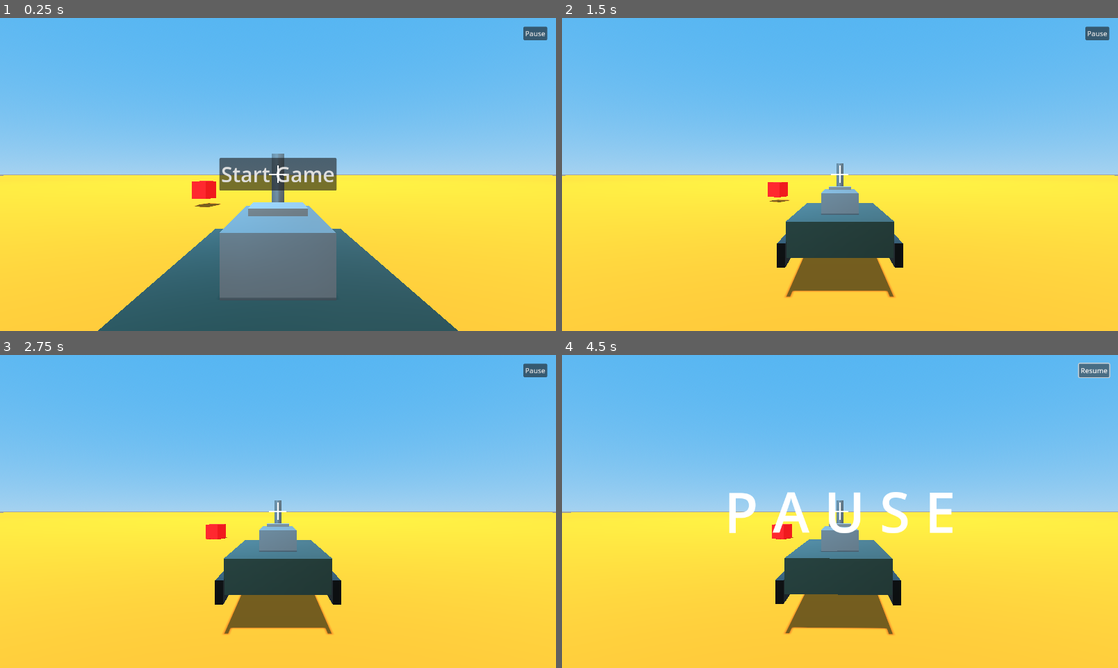
Above: before the commit, frames 1-4 (two rows, left to right).
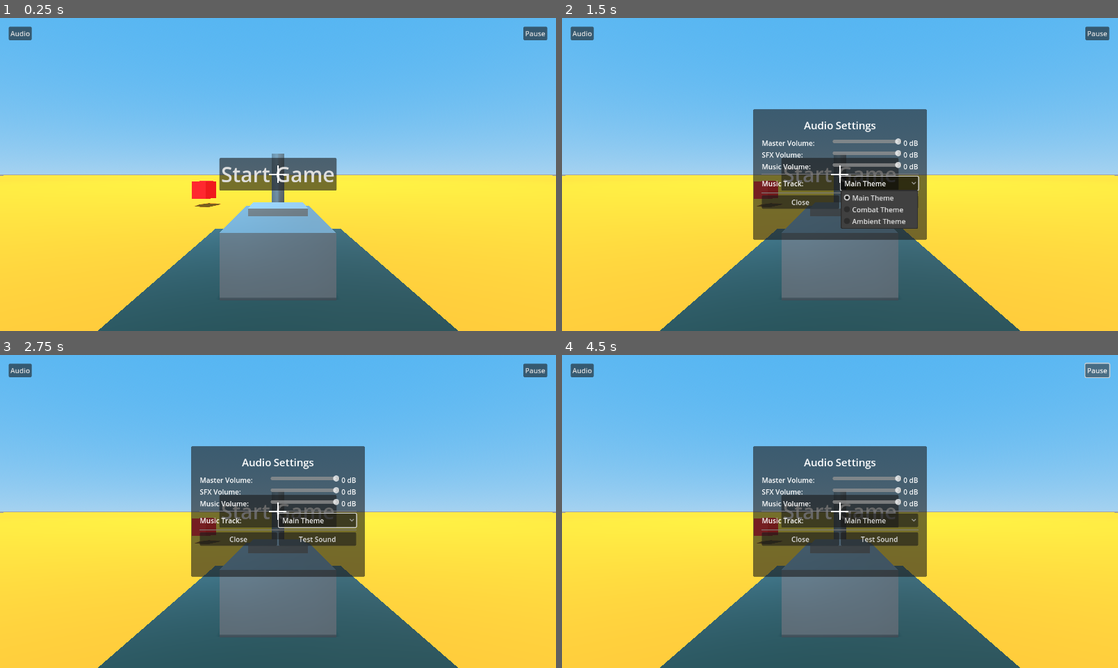
Above: after the commit, the same moments.

Repository: LeanEntropy/Godot_3D_base_template
Game: Godot game, scene res://main.tscn
Same seed, same stepped clock (60 frames per second), same inputs: the game is played once before the commit and once after it.
Inputs (mouse positions are in pixels of both pictures, inside the frame that each line leads up to):
- Up to frame 1 (0.25 s): no input
- Up to frame 2 (1.5 s): click (584, 33) at 0.5 s, where only the run after the commit has a clickable "Audio"; click (878, 183) at 1.25 s, where only the run after the commit has a clickable "Main Theme"
- Up to frame 3 (2.75 s): click (316, 539) at 2 s, where only the run after the commit has a clickable "Test Sound"
- Up to frame 4 (4.5 s): click (840, 511) at 2.75 s, where only the run after the commit has a clickable "Start Game"; click (840, 511) at 3.5 s, where only the run after the commit has a clickable "Start Game"; click "Pause" at 4.25 s

The runs differ from the first frame. In frame 1, 0.2% of the frame differs, in the area x 1-6%, y 2-8%; in frame 2, 26%; in frame 3, 26%; in frame 4, 27%, in the area x 0-100%, y 2-100%.
Error after the commit: Compile Error: Failed to compile depended scripts. (res://code/audio_manager.gd:0)

Commit message:
Before adding screenshot

Diff:
--- a/assets/UI/ui_layer.tscn
+++ b/assets/UI/ui_layer.tscn
@@ -40,5 +40,139 @@
 theme_override_font_sizes/font_size = 48
 text = "Start Game"
 
+[node name="AudioSettingsContainer" type="Panel" parent="."]
+anchor_left = 0.5
+anchor_top = 0.5
+anchor_right = 0.5
+anchor_bottom = 0.5
+offset_left = -200.0
+offset_top = -150.0
+offset_right = 200.0
+offset_bottom = 150.0
+visible = false
+
+[node name="VBoxContainer" type="VBoxContainer" parent="AudioSettingsContainer"]
+layout_mode = 1
+anchors_preset = 15
+anchor_right = 1.0
+anchor_bottom = 1.0
+offset_left = 20.0
+offset_top = 20.0
+offset_right = -20.0
+offset_bottom = -20.0
+
+[node name="TitleLabel" type="Label" parent="AudioSettingsContainer/VBoxContainer"]
+layout_mode = 2
+theme_override_font_sizes/font_size = 24
+text = "Audio Settings"
+horizontal_alignment = 1
+
+[node name="HSeparator" type="HSeparator" parent="AudioSettingsContainer/VBoxContainer"]
+layout_mode = 2
+
+[node name="MasterVolumeContainer" type="HBoxContainer" parent="AudioSettingsContainer/VBoxContainer"]
+layout_mode = 2
+
+[node name="MasterVolumeLabel" type="Label" parent="AudioSettingsContainer/VBoxContainer/MasterVolumeContainer"]
+layout_mode = 2
+size_flags_horizontal = 3
+text = "Master Volume:"
+
+[node name="MasterVolumeSlider" type="HSlider" parent="AudioSettingsContainer/VBoxContainer/MasterVolumeContainer"]
+layout_mode = 2
+size_flags_horizontal = 3
+min_value = -60.0
+max_value = 0.0
+value = 0.0
+step = 1.0
+
+[node name="MasterVolumeValue" type="Label" parent="AudioSettingsContainer/VBoxContainer/MasterVolumeContainer"]
+layout_mode = 2
+text = "0 dB"
+
+[node name="SFXVolumeContainer" type="HBoxContainer" parent="AudioSettingsContainer/VBoxContainer"]
+layout_mode = 2
+
+[node name="SFXVolumeLabel" type="Label" parent="AudioSettingsContainer/VBoxContainer/SFXVolumeContainer"]
+layout_mode = 2
+size_flags_horizontal = 3
+text = "SFX Volume:"
+
+[node name="SFXVolumeSlider" type="HSlider" parent="AudioSettingsContainer/VBoxContainer/SFXVolumeContainer"]
+layout_mode = 2
+size_flags_horizontal = 3
+min_value = -60.0
+max_value = 0.0
+value = 0.0
+step = 1.0
+
+[node name="SFXVolumeValue" type="Label" parent="AudioSettingsContainer/VBoxContainer/SFXVolumeContainer"]
+layout_mode = 2
+text = "0 dB"
+
+[node name="MusicVolumeContainer" type="HBoxContainer" parent="AudioSettingsContainer/VBoxContainer"]
+layout_mode = 2
+
+[node name="MusicVolumeLabel" type="Label" parent="AudioSettingsContainer/VBoxContainer/MusicVolumeContainer"]
+layout_mode = 2
+size_flags_horizontal = 3
+text = "Music Volume:"
+
+[node name="MusicVolumeSlider" type="HSlider" parent="AudioSettingsContainer/VBoxContainer/MusicVolumeContainer"]
+layout_mode = 2
+size_flags_horizontal = 3
+min_value = -60.0
+max_value = 0.0
+value = 0.0
+step = 1.0
+
+[node name="MusicVolumeValue" type="Label" parent="AudioSettingsContainer/VBoxContainer/MusicVolumeContainer"]
+layout_mode = 2
+text = "0 dB"
+
+[node name="HSeparator2" type="HSeparator" parent="AudioSettingsContainer/VBoxContainer"]
+layout_mode = 2
+
+[node name="MusicSelectionContainer" type="HBoxContainer" parent="AudioSettingsContainer/VBoxContainer"]
+layout_mode = 2
+
+[node name="MusicLabel" type="Label" parent="AudioSettingsContainer/VBoxContainer/MusicSelectionContainer"]
+layout_mode = 2
+size_flags_horizontal = 3
+text = "Music Track:"
+
+[node name="MusicOptionButton" type="OptionButton" parent="AudioSettingsContainer/VBoxContainer/MusicSelectionContainer"]
+layout_mode = 2
+size_flags_horizontal = 3
+
+[node name="HSeparator3" type="HSeparator" parent="AudioSettingsContainer/VBoxContainer"]
+layout_mode = 2
+
+[node name="ButtonContainer" type="HBoxContainer" parent="AudioSettingsContainer/VBoxContainer"]
+layout_mode = 2
+
+[node name="CloseButton" type="Button" parent="AudioSettingsContainer/VBoxContainer/ButtonContainer"]
+layout_mode = 2
+size_flags_horizontal = 3
+text = "Close"
+
+[node name="TestSoundButton" type="Button" parent="AudioSettingsContainer/VBoxContainer/ButtonContainer"]
+layout_mode = 2
+size_flags_horizontal = 3
+text = "Test Sound"
+
+[node name="AudioButton" type="Button" parent="MarginContainer"]
+layout_mode = 2
+size_flags_horizontal = 0
+size_flags_vertical = 0
+text = "Audio"
+
 [connection signal="pressed" from="MarginContainer/PauseButton" to="." method="_on_PauseButton_pressed"]
 [connection signal="pressed" from="StartGameContainer/StartGameButton" to="." method="_on_StartGameButton_pressed"]
+[connection signal="pressed" from="MarginContainer/AudioButton" to="." method="_on_AudioButton_pressed"]
+[connection signal="pressed" from="AudioSettingsContainer/VBoxContainer/ButtonContainer/CloseButton" to="." method="_on_CloseButton_pressed"]
+[connection signal="pressed" from="AudioSettingsContainer/VBoxContainer/ButtonContainer/TestSoundButton" to="." method="_on_TestSoundButton_pressed"]
+[connection signal="value_changed" from="AudioSettingsContainer/VBoxContainer/MasterVolumeContainer/MasterVolumeSlider" to="." method="_on_MasterVolumeSlider_value_changed"]
+[connection signal="value_changed" from="AudioSettingsContainer/VBoxContainer/SFXVolumeContainer/SFXVolumeSlider" to="." method="_on_SFXVolumeSlider_value_changed"]
+[connection signal="value_changed" from="AudioSettingsContainer/VBoxContainer/MusicVolumeContainer/MusicVolumeSlider" to="." method="_on_MusicVolumeSlider_value_changed"]
+[connection signal="item_selected" from="AudioSettingsContainer/VBoxContainer/MusicSelectionContainer/MusicOptionButton" to="." method="_on_MusicOptionButton_item_selected"]
--- /dev/null
+++ b/assets/audio_setup.tscn
@@ -0,0 +1,12 @@
+[gd_scene load_steps=2 format=3 uid="uid://b8k9j2l3m4n5o"]
+
+[ext_resource type="Script" path="res://code/audio_setup.gd" id="1_audio_setup"]
+
+[node name="AudioSetup" type="Node"]
+script = ExtResource("1_audio_setup")
+
+[node name="SoundBank" type="Node" parent="."]
+script = preload("res://addons/resonate/sound_manager/sound_bank.gd")
+
+[node name="MusicBank" type="Node" parent="."]
+script = preload("res://addons/resonate/music_manager/music_bank.gd")
--- a/code/UI/ui_layer.gd
+++ b/code/UI/ui_layer.gd
@@ -4,6 +4,17 @@
 @onready var pause_button = $MarginContainer/PauseButton
 @onready var start_game_container = $StartGameContainer
 @onready var start_game_button = $StartGameContainer/StartGameButton
+@onready var audio_settings_container = $AudioSettingsContainer
+@onready var audio_button = $MarginContainer/AudioButton
+
+# Audio controls
+@onready var master_volume_slider = $AudioSettingsContainer/VBoxContainer/MasterVolumeContainer/MasterVolumeSlider
+@onready var master_volume_value = $AudioSettingsContainer/VBoxContainer/MasterVolumeContainer/MasterVolumeValue
+@onready var sfx_volume_slider = $AudioSettingsContainer/VBoxContainer/SFXVolumeContainer/SFXVolumeSlider
+@onready var sfx_volume_value = $AudioSettingsContainer/VBoxContainer/SFXVolumeContainer/SFXVolumeValue
+@onready var music_volume_slider = $AudioSettingsContainer/VBoxContainer/MusicVolumeContainer/MusicVolumeSlider
+@onready var music_volume_value = $AudioSettingsContainer/VBoxContainer/MusicVolumeContainer/MusicVolumeValue
+@onready var music_option_button = $AudioSettingsContainer/VBoxContainer/MusicSelectionContainer/MusicOptionButton
 
 var pause_key_primary
 var pause_key_secondary
@@ -31,6 +42,9 @@
 
 	# Set mouse mode to visible for the start button
 	Input.set_mouse_mode(Input.MOUSE_MODE_VISIBLE)
+
+	# Initialize audio controls
+	_initialize_audio_controls()
 
 func _unhandled_input(event):
 	if event is InputEventKey and event.is_pressed():
@@ -76,3 +90,84 @@
 		Input.set_mouse_mode(Input.MOUSE_MODE_VISIBLE)
 	else:
 		Input.set_mouse_mode(Input.MOUSE_MODE_CAPTURED)
+
+func _initialize_audio_controls():
+	"""Initialize audio control UI elements"""
+	# Set initial values from config
+	if GameConfig.is_loaded:
+		master_volume_slider.value = GameConfig.master_volume
+		sfx_volume_slider.value = GameConfig.sfx_volume
+		music_volume_slider.value = GameConfig.music_volume
+
+		_update_volume_labels()
+
+	# Populate music selection
+	music_option_button.add_item("Main Theme", 0)
+	music_option_button.add_item("Combat Theme", 1)
+	music_option_button.add_item("Ambient Theme", 2)
+	music_option_button.selected = 0
+
+func _update_volume_labels():
+	"""Update volume value labels"""
+	master_volume_value.text = str(int(master_volume_slider.value)) + " dB"
+	sfx_volume_value.text = str(int(sfx_volume_slider.value)) + " dB"
+	music_volume_value.text = str(int(music_volume_slider.value)) + " dB"
+
+func _on_AudioButton_pressed():
+	"""Toggle audio settings panel"""
+	audio_settings_container.visible = not audio_settings_container.visible
+	AudioManager.play_sound("ui_click")
+
+func _on_CloseButton_pressed():
+	"""Close audio settings panel"""
+	audio_settings_container.visible = false
+	AudioManager.play_sound("ui_click")
+
+func _on_TestSoundButton_pressed():
+	"""Play test sound"""
+	AudioManager.play_sound("ui_click")
+
+func _on_MasterVolumeSlider_value_changed(value):
+	"""Handle master volume change"""
+	AudioManager.set_master_volume(value)
+	_update_volume_labels()
+
+	# Save to config
+	GameConfig.master_volume = value
+	_save_audio_config()
+
+func _on_SFXVolumeSlider_value_changed(value):
+	"""Handle SFX volume change"""
+	AudioManager.set_sfx_volume(value)
+	_update_volume_labels()
+
+	# Save to config
+	GameConfig.sfx_volume = value
+	_save_audio_config()
+
+func _on_MusicVolumeSlider_value_changed(value):
+	"""Handle music volume change"""
+	AudioManager.set_music_volume(value)
+	_update_volume_labels()
+
+	# Save to config
+	GameConfig.music_volume = value
+	_save_audio_config()
+
+func _on_MusicOptionButton_item_selected(index):
+	"""Handle music track selection"""
+	var track_names = ["main_theme", "combat_theme", "ambient_theme"]
+	if index < track_names.size():
+		AudioManager.crossfade_music(track_names[index], 1.0)
+		AudioManager.play_sound("ui_click")
+
+func _save_audio_config():
+	"""Save audio settings to config file"""
+	var config = ConfigFile.new()
+	config.load("res://game_config.cfg")
+
+	config.set_value("audio", "master_volume", GameConfig.master_volume)
+	config.set_value("audio", "sfx_volume", GameConfig.sfx_volume)
+	config.set_value("audio", "music_volume", GameConfig.music_volume)
+
+	config.save("res://game_config.cfg")
--- /dev/null
+++ b/code/audio_manager.gd
@@ -0,0 +1,122 @@
+extends Node
+
+# AudioManager - Simple wrapper for Resonate audio system
+# Provides easy-to-use functions for sound effects and music
+
+signal audio_ready
+
+var is_ready = false
+
+func _ready():
+	# Wait for Resonate managers to be ready
+	await get_tree().process_frame
+
+	# Connect to Resonate managers when they're available
+	if SoundManager.has_signal("loaded"):
+		SoundManager.loaded.connect(_on_sound_manager_loaded)
+	if MusicManager.has_signal("loaded"):
+		MusicManager.loaded.connect(_on_music_manager_loaded)
+
+	# Set initial volumes from config
+	_set_initial_volumes()
+
+	# Start background music
+	_start_background_music()
+
+	is_ready = true
+	audio_ready.emit()
+
+func _on_sound_manager_loaded():
+	print("SoundManager loaded")
+
+func _on_music_manager_loaded():
+	print("MusicManager loaded")
+
+# Sound Effects
+func play_sound(sound_name: String, position: Vector3 = Vector3.ZERO, volume_db: float = 0.0):
+	"""Play a sound effect by name"""
+	if not is_ready:
+		print("AudioManager not ready yet")
+		return
+
+	if SoundManager.has_method("trigger"):
+		SoundManager.trigger(sound_name)
+	else:
+		print("SoundManager not available")
+
+func play_3d_sound(sound_name: String, position: Vector3, volume_db: float = 0.0):
+	"""Play a 3D positioned sound effect"""
+	if not is_ready:
+		print("AudioManager not ready yet")
+		return
+
+	if SoundManager.has_method("trigger_3d"):
+		SoundManager.trigger_3d(sound_name, position)
+	else:
+		print("SoundManager 3D not available")
+
+# Music
+func play_music(track_name: String, fade_in: float = 0.0):
+	"""Play background music"""
+	if not is_ready:
+		print("AudioManager not ready yet")
+		return
+
+	if MusicManager.has_method("play"):
+		MusicManager.play(track_name, fade_in)
+	else:
+		print("MusicManager not available")
+
+func stop_music(fade_out: float = 0.0):
+	"""Stop background music"""
+	if not is_ready:
+		print("AudioManager not ready yet")
+		return
+
+	if MusicManager.has_method("stop"):
+		MusicManager.stop(fade_out)
+	else:
+		print("MusicManager not available")
+
+func crossfade_music(track_name: String, fade_time: float = 1.0):
+	"""Crossfade to a different music track"""
+	if not is_ready:
+		print("AudioManager not ready yet")
+		return
+
+	if MusicManager.has_method("crossfade"):
+		MusicManager.crossfade(track_name, fade_time)
+	else:
+		print("MusicManager not available")
+
+# Volume Controls
+func set_master_volume(volume_db: float):
+	"""Set master volume"""
+	AudioServer.set_bus_volume_db(AudioServer.get_bus_index("Master"), volume_db)
+
+func set_sfx_volume(volume_db: float):
+	"""Set sound effects volume"""
+	var sfx_bus = AudioServer.get_bus_index("SFX")
+	if sfx_bus != -1:
+		AudioServer.set_bus_volume_db(sfx_bus, volume_db)
+
+func set_music_volume(volume_db: float):
+	"""Set music volume"""
+	var music_bus = AudioServer.get_bus_index("Music")
+	if music_bus != -1:
+		AudioServer.set_bus_volume_db(music_bus, volume_db)
+
+func _set_initial_volumes():
+	"""Set initial volumes from game config"""
+	if GameConfig.is_loaded:
+		set_master_volume(GameConfig.master_volume)
+		set_sfx_volume(GameConfig.sfx_volume)
+		set_music_volume(GameConfig.music_volume)
+
+func _start_background_music():
+	"""Start playing background music"""
+	# Wait a bit for everything to initialize
+	await get_tree().create_timer(1.0).timeout
+
+	# Play main theme with fade in
+	play_music("main_theme", 2.0)
--- /dev/null
+++ b/code/audio_setup.gd
@@ -0,0 +1,79 @@
+extends Node
+
+# AudioSetup - Sets up Resonate sound and music banks
+# This script configures the audio system with sound effects and music tracks
+
+func _ready():
+	# Wait for Resonate managers to be ready
+	await get_tree().process_frame
+
+	# Setup sound effects
+	_setup_sound_effects()
+
+	# Setup background music
+	_setup_background_music()
+
+	print("Audio setup complete")
+
+func _setup_sound_effects():
+	"""Configure sound effects for the game"""
+	var sound_bank = $SoundBank
+
+	# Tank engine sound (looping)
+	var engine_sound = preload("res://addons/resonate/sound_manager/sound_event_resource.gd").new()
+	engine_sound.label = "tank_engine"
+	# Add actual audio file when available
+	# engine_sound.add_stream(preload("res://audio/sounds/tank_engine.wav"))
+	sound_bank.add_sound_event(engine_sound)
+
+	# Tank movement sound
+	var movement_sound = preload("res://addons/resonate/sound_manager/sound_event_resource.gd").new()
+	movement_sound.label = "tank_movement"
+	# movement_sound.add_stream(preload("res://audio/sounds/tank_movement.wav"))
+	sound_bank.add_sound_event(movement_sound)
+
+	# Cannon fire sound
+	var cannon_sound = preload("res://addons/resonate/sound_manager/sound_event_resource.gd").new()
+	cannon_sound.label = "cannon_fire"
+	# cannon_sound.add_stream(preload("res://audio/sounds/cannon_fire.wav"))
+	sound_bank.add_sound_event(cannon_sound)
+
+	# Projectile impact sound
+	var impact_sound = preload("res://addons/resonate/sound_manager/sound_event_resource.gd").new()
+	impact_sound.label = "projectile_impact"
+	# impact_sound.add_stream(preload("res://audio/sounds/projectile_impact.wav"))
+	sound_bank.add_sound_event(impact_sound)
+
+	# UI click sound
+	var ui_click = preload("res://addons/resonate/sound_manager/sound_event_resource.gd").new()
+	ui_click.label = "ui_click"
+	# ui_click.add_stream(preload("res://audio/sounds/ui_click.wav"))
+	sound_bank.add_sound_event(ui_click)
+
+	# UI hover sound
+	var ui_hover = preload("res://addons/resonate/sound_manager/sound_event_resource.gd").new()
+	ui_hover.label = "ui_hover"
+	# ui_hover.add_stream(preload("res://audio/sounds/ui_hover.wav"))
+	sound_bank.add_sound_event(ui_hover)
+
+func _setup_background_music():
+	"""Configure background music tracks"""
+	var music_bank = $MusicBank
+
+	# Main theme
+	var main_theme = preload("res://addons/resonate/music_manager/music_track_resource.gd").new()
+	main_theme.label = "main_theme"
+	# main_theme.add_stem(preload("res://audio/music/main_theme.ogg"))
+	music_bank.add_music_track(main_theme)
+
+	# Combat theme
+	var combat_theme = preload("res://addons/resonate/music_manager/music_track_resource.gd").new()
+	combat_theme.label = "combat_theme"
+	# combat_theme.add_stem(preload("res://audio/music/combat_theme.ogg"))
+	music_bank.add_music_track(combat_theme)
+
+	# Ambient theme
+	var ambient_theme = preload("res://addons/resonate/music_manager/music_track_resource.gd").new()
+	ambient_theme.label = "ambient_theme"
+	# ambient_theme.add_stem(preload("res://audio/music/ambient_theme.ogg"))
+	music_bank.add_music_track(ambient_theme)
--- a/code/game_config.gd
+++ b/code/game_config.gd
@@ -56,6 +56,12 @@
 var max_vertical_velocity
 var min_vertical_velocity
 
+# Audio settings
+var master_volume
+var sfx_volume
+var music_volume
+var audio_enabled
+
 func _ready():
 	config.load("res://game_config.cfg")
 
@@ -110,5 +116,11 @@
 	max_vertical_velocity = config.get_value("tank", "max_vertical_velocity", 10.0)
 	min_vertical_velocity = config.get_value("tank", "min_vertical_velocity", -2.0)
 
+	# Audio settings
+	master_volume = config.get_value("audio", "master_volume", 0.0)
+	sfx_volume = config.get_value("audio", "sfx_volume", 0.0)
+	music_volume = config.get_value("audio", "music_volume", 0.0)
+	audio_enabled = config.get_value("audio", "audio_enabled", true)
+
 	is_loaded = true
 	config_loaded.emit()
--- a/code/player_controllers/tank_controller.gd
+++ b/code/player_controllers/tank_controller.gd
@@ -35,6 +35,10 @@
 var is_avoiding_obstacle = false
 var hitting_time = 0.0
 var stored_distance = 3.0
+
+# Audio variables
+var is_engine_playing = false
+var is_moving = false
 
 
 func initialize(player_node):
@@ -261,13 +265,20 @@
 
 	# Hull Movement
 	var target_velocity = Vector3.ZERO
+	var is_moving_input = false
+
 	if Input.is_action_pressed("forward"):
 		target_velocity = -player.transform.basis.z * GameConfig.forward_speed
+		is_moving_input = true
 	elif Input.is_action_pressed("backward"):
 		target_velocity = player.transform.basis.z * GameConfig.reverse_speed
+		is_moving_input = true
 
 	player.velocity.x = lerp(player.velocity.x, target_velocity.x, GameConfig.lerp_weight * delta)
 	player.velocity.z = lerp(player.velocity.z, target_velocity.z, GameConfig.lerp_weight * delta)
+
+	# Handle audio based on movement
+	handle_movement_audio(is_moving_input, target_velocity.length() > 0.1)
 
 	player.move_and_slide()
 
@@ -316,3 +327,21 @@
 	if current_camera_distance != target_camera_distance:
 		current_camera_distance = move_toward(current_camera_distance, target_camera_distance, GameConfig.camera_avoid_move_speed * delta)
 		spring_arm.spring_length = current_camera_distance
+
+func handle_movement_audio(is_input_pressed: bool, is_actually_moving: bool):
+	"""Handle tank engine and movement audio"""
+	# Start/stop engine sound
+	if is_input_pressed and not is_engine_playing:
+		AudioManager.play_sound("tank_engine", player.global_position)
+		is_engine_playing = true
+	elif not is_input_pressed and is_engine_playing:
+		# Stop engine sound (this would need to be implemented in AudioManager)
+		is_engine_playing = false
+
+	# Play movement sound when actually moving
+	if is_actually_moving and not is_moving:
+		AudioManager.play_sound("tank_movement", player.global_position)
+		is_moving = true
+	elif not is_actually_moving and is_moving:
+		# Stop movement sound
+		is_moving = false
--- a/code/projectile.gd
+++ b/code/projectile.gd
@@ -26,6 +26,9 @@
 	if body.name == "Player":
 		return
 
+	# Play impact sound
+	AudioManager.play_3d_sound("projectile_impact", global_position)
+
 	# Handle collision
 	Logger.info("Projectile hit: " + str(body.name))
 	destroy()
--- a/code/shooting_manager.gd
+++ b/code/shooting_manager.gd
@@ -72,6 +72,9 @@
 func fire_projectile():
 	if not can_fire:
 		return
+
+	# Play cannon fire sound
+	AudioManager.play_3d_sound("cannon_fire", player.global_position)
 
 	# Create projectile
 	var projectile = Projectile.instantiate()
--- a/game_config.cfg
+++ b/game_config.cfg
@@ -10,6 +10,13 @@
 ; Define the keys used to pause the game. Key names can be found in Godot's documentation.
 pause_key_primary = "P"
 pause_key_secondary = "Escape"
+
+[audio]
+; Audio settings
+master_volume = 0.0
+sfx_volume = 0.0
+music_volume = 0.0
+audio_enabled = true
 
 [physics]
 ; General physics and movement parameters
@@ -29,9 +36,6 @@
 default_fov = 60.0
 mouse_sensitivity = 0.002
 
-; Tank specific parameters
-hull_turn_speed = 2.0
-turret_turn_speed = 0.003
 
 [shooting]
 ; Shooting parameters
@@ -59,6 +63,10 @@
 camera_avoid_max_dist = 5.0
 camera_avoid_move_speed = 10.0
 
+; Tank specific parameters
+hull_turn_speed = 2.0
+turret_turn_speed = 0.003
+
 ; Tank physics parameters
 hover_height = 0.2
 hover_force = 5.0
--- a/main.tscn
+++ b/main.tscn
@@ -6,6 +6,7 @@
 [ext_resource type="PackedScene" uid="uid://clg5wi6nllxjw" path="res://assets/tank_model.tscn" id="4_tank"]
 [ext_resource type="PackedScene" path="res://assets/crosshair.tscn" id="5_crosshair"]
 [ext_resource type="Script" uid="uid://buvt2x1hfkwmq" path="res://code/shooting_manager.gd" id="6_shooting"]
+[ext_resource type="PackedScene" uid="uid://b8k9j2l3m4n5o" path="res://assets/audio_setup.tscn" id="7_audio"]
 
 [sub_resource type="ProceduralSkyMaterial" id="6"]
 sky_top_color = Color(0.317647, 0.705882, 0.94902, 1)
@@ -125,3 +126,5 @@
 
 [node name="ShootingManager" type="Node" parent="."]
 script = ExtResource("6_shooting")
+
+[node name="AudioSetup" parent="." instance=ExtResource("7_audio")]
--- a/project.godot
+++ b/project.godot
@@ -21,6 +21,9 @@
 
 GameConfig="*res://code/game_config.gd"
 Logger="*res://code/logger.gd"
+AudioManager="*res://code/audio_manager.gd"
+SoundManager="*res://addons/resonate/sound_manager/sound_manager.gd"
+MusicManager="*res://addons/resonate/music_manager/music_manager.gd"
 
 [display]
 
@@ -82,3 +85,7 @@
 [rendering]
 
 environment/defaults/default_environment="res://default_env.tres"
+
+[addons]
+
+resonate/enabled=true
Not shown, added: addons/music_manager/music_bank.gd
Not shown, added: addons/music_manager/music_bank.svg
Not shown, added: addons/music_manager/music_bank.svg.import
Not shown, added: addons/music_manager/music_manager.gd
Not shown, added: addons/music_manager/music_stem_resource.gd
Not shown, added: addons/music_manager/music_track_resource.gd
Not shown, added: addons/music_manager/stemmed_music_stream_player.gd
Not shown, added: addons/plugin.cfg
Not shown, added: addons/plugin.gd
Not shown, added: addons/shared/resonate_settings.gd
Not shown, added: addons/shared/resonate_utils.gd
Not shown, added: addons/sound_manager/null_pooled_audio_stream_player.gd
(and 12 more such lines)
